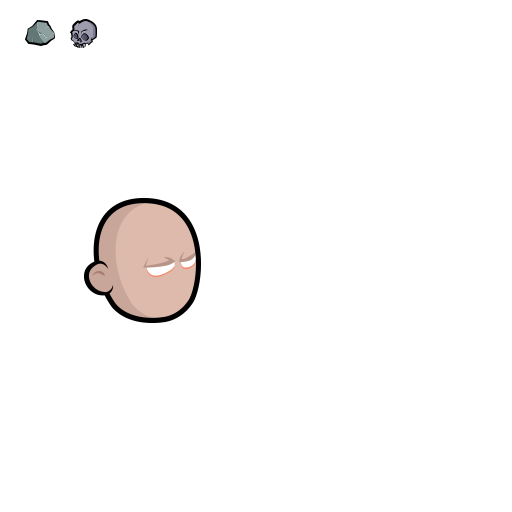
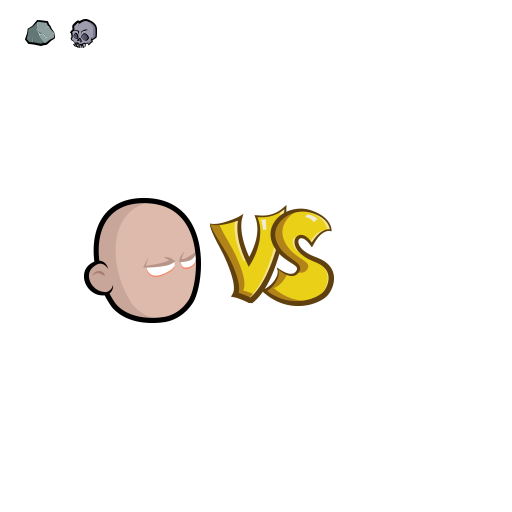
Before/after of a 512px x 512px layered artwork. What changed in the layer stack:
showed "Vector Smart Object" (1st of 2), painted on it over (x1=210, y1=205, x2=334, y2=306)
